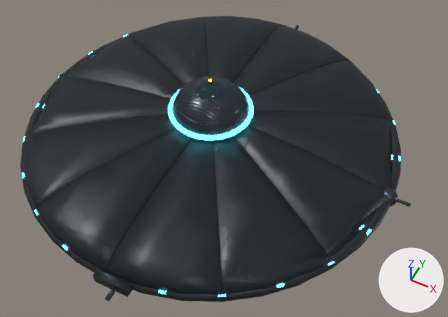
The glTF model assets/ships/parts/wholeships/saucer_production_v1_lod2.glb, before and after one commit.
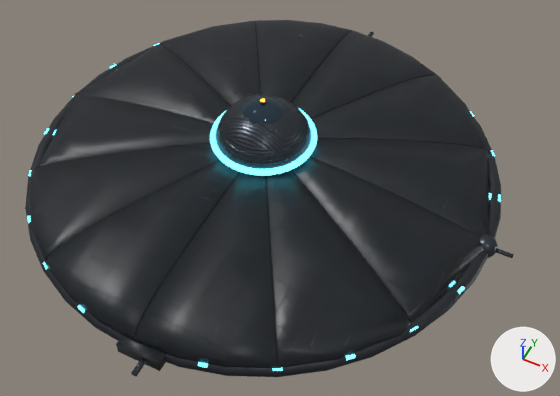
The first picture shows the older version from a camera (50 mm lens) standing at (10.7, -19.9, 23.2) and looking at (1.1, -0.7, -0.9). The close-ups show the older and then the newer version on the part from 0% to 100% of the width and 0% to 100% of the height of that picture. Only the edits that show in the close-ups are written down. The axes (+X, +Y, +Z) are drawn at lower right. The lights are the same throughout. Objects named as collision shapes, trigger or cutter boxes, shadow casters or lower levels of detail are left out. Where no turn or scale is listed for an object, it has been applied to the vertices. Vertices at exactly the same position are counted once.

Before the edit, the objects in view are built like this:
```python
me_lod0_armor_002 = bpy.data.meshes.new('LOD0_Armor.002')
me_lod0_armor_002.from_pydata(...)  # 330 vertices, 632 faces; spans x -9.8..9.8, y -9.9..9.9, z -0.5..0.2
me_lod0_armor_002.materials.append(mat_material_armor)
me_lod0_canopy_002 = bpy.data.meshes.new('LOD0_CANOPY.002')
me_lod0_canopy_002.from_pydata(...)  # 125 vertices, 246 faces; spans x -1.1..1.1, y -1.1..1.1, z 1.2..3.4
me_lod0_canopy_002.materials.append(mat_material_canopy)  # dark blue #0f2a3a
me_lod0_hull_002 = bpy.data.meshes.new('LOD0_Hull.002')
me_lod0_hull_002.from_pydata(...)  # 482 vertices, 668 faces; spans x -9.6..9.6, y -9.6..9.6, z -0.5..1.4
me_lod0_hull_002.materials.append(mat_material_hull)
me_lod0_mechanical_002 = bpy.data.meshes.new('LOD0_Mechanical.002')
me_lod0_mechanical_002.from_pydata(...)  # 787 vertices, 1504 faces; spans x -9.6..10.5, y -10.5..10.5, z -2.9..3.2
me_lod0_mechanical_002.materials.append(mat_material_mechanical)
ob_lod0_armor = bpy.data.objects.new('LOD0_Armor', me_lod0_armor_002)
ob_lod0_armor.location = (0.0, 0.0, 0.0)
ob_lod0_canopy = bpy.data.objects.new('LOD0_CANOPY', me_lod0_canopy_002)
ob_lod0_canopy.location = (0.0, 0.0, 0.0)
ob_lod0_hull = bpy.data.objects.new('LOD0_Hull', me_lod0_hull_002)
ob_lod0_hull.location = (0.0, 0.0, 0.0)
ob_lod0_mechanical = bpy.data.objects.new('LOD0_Mechanical', me_lod0_mechanical_002)
ob_lod0_mechanical.location = (0.0, 0.0, 0.0)
# also in view: 'LOD0_Lights_Cyan' at (0.0, 0.0, 0.8); 'LOD0_MechanicalDark' at (0.0, 0.0, 0.6)
```
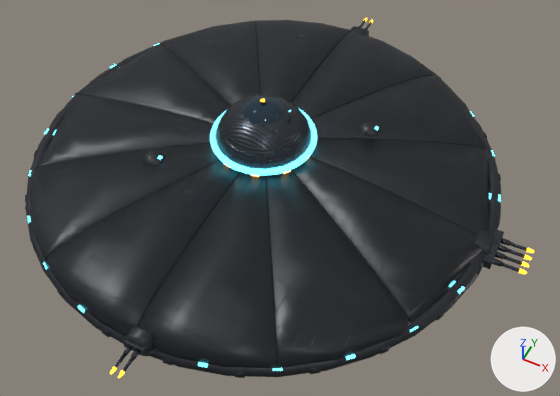
Edits to the bpy script that builds the scene:
```text
Change me_lod0_armor_002:
    remove me_lod0_armor_002.from_pydata(...)  # 330 vertices, 632 faces; spans x -9.8..9.8, y -9.9..9.9, z -0.5..0.2
    add me_lod0_armor_002.from_pydata(...)  # 989 vertices, 1750 faces; spans x -9.8..9.9, y -9.9..9.9, z -4.0..1.5
    me_lod0_armor_002 part 1: the loose piece of 12 vertices spanning x -0.5..1.1, y -9.9..-9.0, z -0.4..0.1 is rebuilt with 32 vertices and now spans x -0.4..0.8, y -9.8..-8.5, z -0.3..0.2
    me_lod0_armor_002 part 2: 325 vertices added at x -4.0..4.0, y -3.2..3.2, z -4.0..1.5
    me_lod0_armor_002 part 3: 2 vertices removed from x -9.6, y 0.0, z -0.5..0.1; 296 vertices added at x -9.7..9.9, y -9.9..9.9, z -0.8..0.6
    other edits to the shape of me_lod0_armor_002 do not show in these pictures
Change me_lod0_hull_002:
    remove me_lod0_hull_002.from_pydata(...)  # 482 vertices, 668 faces; spans x -9.6..9.6, y -9.6..9.6, z -0.5..1.4
    add me_lod0_hull_002.from_pydata(...)  # 431 vertices, 593 faces; spans x -9.6..9.6, y -9.6..9.6, z -0.5..1.4
    me_lod0_hull_002 part 4: 112 vertices moved from x -9.6..9.6, y -9.0..9.0, z 0.1..1.4 to x -9.6..9.6, y -8.9..8.9, z 0.1..1.4; 137 vertices removed from x -8.2..9.6, y -9.2..8.3, z -0.5..1.4; 86 vertices added at x -8.0..9.6, y -9.2..7.0, z 0.1..1.4
    me_lod0_hull_002 part 5: 131 kept faces spanning x -9.6..8.0, y -9.2..9.2, z 0.1..1.4 get new texture (UV) coordinates
Change me_lod0_mechanical_002:
    remove me_lod0_mechanical_002.from_pydata(...)  # 787 vertices, 1504 faces; spans x -9.6..10.5, y -10.5..10.5, z -2.9..3.2
    add me_lod0_mechanical_002.from_pydata(...)  # 1116 vertices, 2054 faces; spans x -9.6..11.1, y -10.9..10.9, z -3.5..3.4
    me_lod0_mechanical_002 part 6: a new loose piece, a box spanning x -0.21..0.61, y -9.92..-9.62, z 0.12..0.44, in mat_material_mechanical
    me_lod0_mechanical_002 part 7: a new loose piece, a box spanning x 9.59..9.94, y -0.84..0.84, z -0.32..0.05, in mat_material_mechanical
    me_lod0_mechanical_002 part 8: the loose piece of 30 vertices spanning x 0.4..0.7, y -10.5..-9.7, z -0.2..0.0 is deleted
    me_lod0_mechanical_002 part 9: 68 vertices moved from x -8.1..9.9, y -9.0..9.0, z -1.2..0.2 to x -8.0..10.3, y -8.9..8.9, z -1.2..0.0; 374 vertices removed from x -9.6..10.5, y -6.2..6.9, z -2.9..2.3; 387 vertices added at x -8.0..11.1, y -10.9..10.9, z -3.5..3.4
    other edits to the shape of me_lod0_mechanical_002 do not show in these pictures
Add ob_lod0_lights_warm:
    ob_lod0_lights_warm = bpy.data.objects.new('LOD0_Lights_Warm', me_lod0_lights_warm_002)  # 80 vertices, 120 faces; spans x -2.04..2.04, y -1.99..1.99, z 1.36..1.52; in mat_material_emissive_warm (brown #7c5c38, glowing orange #ffc27a)
    ob_lod0_lights_warm.location = (0.0, 0.0, 0.0)
Add ob_lod0_beacon_amber:
    ob_lod0_beacon_amber = bpy.data.objects.new('LOD0_Beacon_Amber', me_lod0_beacon_amber_002)  # 89 vertices, 146 faces; spans x 0.0..11.2, y -11.0..11.0, z -0.2..0.4; in mat_material_emissive_amber (brown #7c520f, glowing orange #ffae2a)
    ob_lod0_beacon_amber.location = (0.0, 0.0, 0.0)
```

Changed parts and their boxes [x1, y1, x2, y2] in the close-ups (560 x 396 px; the box of a moved part takes in the faces that stretch with it):
'LOD0_Hull', reshaped: before [29, 20, 490, 368]; after [29, 20, 489, 368]
'LOD0_Armor', reshaped: before [25, 39, 501, 377]; after [25, 26, 501, 378]
'LOD0_Mechanical', reshaped (8% wider): before [131, 32, 514, 376]; after [114, 20, 527, 372]
'LOD0_Beacon_Amber', added: after [110, 18, 534, 378]
'LOD0_Lights_Warm', added (mostly hidden): after [224, 156, 310, 177]
part 1 of me_lod0_armor_002, rebuilt (not visible afterwards): before [116, 335, 166, 371]
part 2 of me_lod0_armor_002, added (mostly hidden): after [142, 121, 380, 166]
part 3 of me_lod0_armor_002, built on: after [25, 26, 501, 378]
part 4 of me_lod0_hull_002, moved or reshaped: before [30, 29, 489, 368]; after [30, 29, 488, 330]
part 5 of me_lod0_hull_002, surface changed: before [45, 31, 382, 220]; after [45, 31, 382, 325]
part 6 of me_lod0_mechanical_002, added: after [123, 337, 147, 356]
part 7 of me_lod0_mechanical_002, added: after [483, 229, 504, 269]
part 8 of me_lod0_mechanical_002, deleted: before [131, 358, 147, 376]
part 9 of me_lod0_mechanical_002, moved or reshaped: before [217, 101, 514, 258]; after [114, 20, 527, 372]
